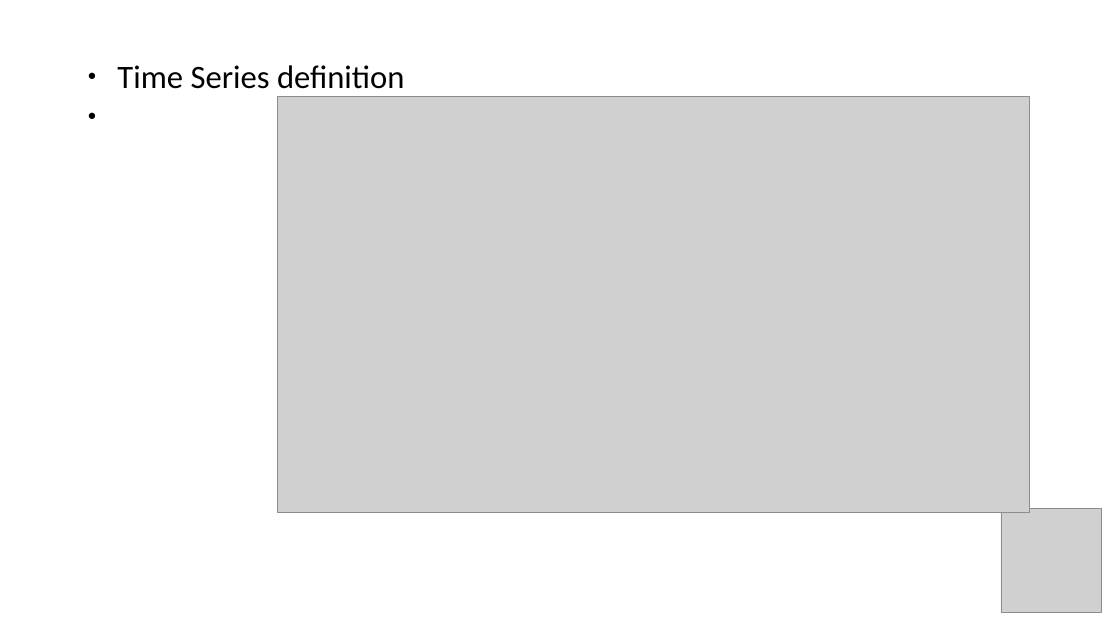
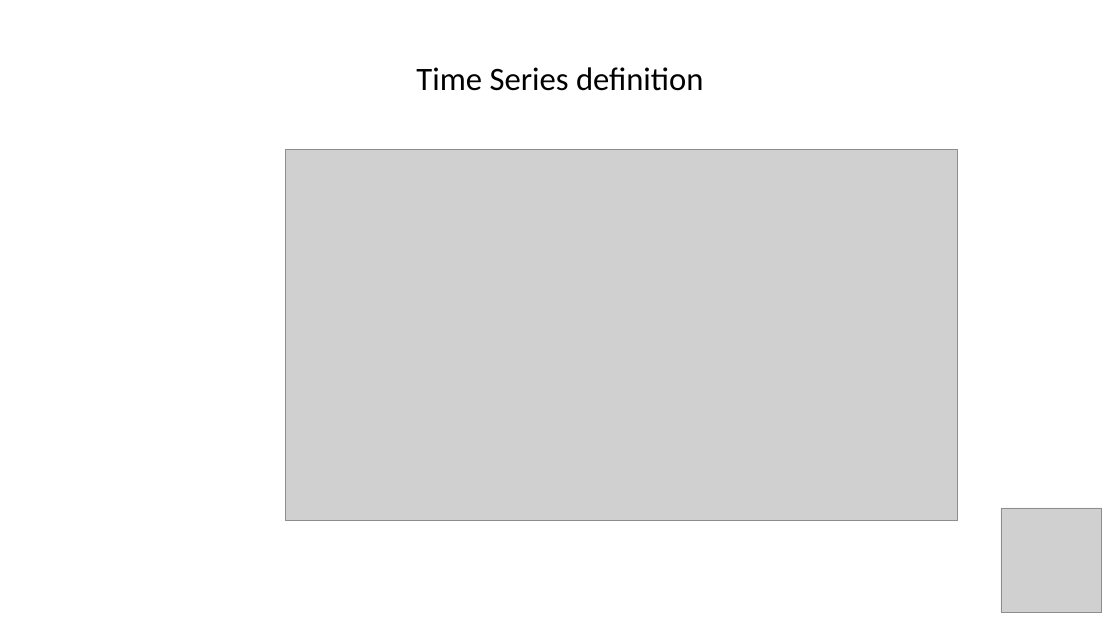
Before and after one commit to lkiss711/ANNUAL_REPORT, a slide deck: slide 3 of PRESENTATION/KissLaszlo_annualreport.pptx. Drawn at 1120x630 pixels with LibreOffice and Linux fonts; fonts in the diff are those of the drawing; grey boxes stand for pictures; background and template pictures are left out. Boxes give left, top, right and bottom in pixels: in the first picture for what was removed or moved away, otherwise in the second. Text is boxed around its words. In the diff, an @@ line names an element or a change of style, - is before the commit and + after.

```diff
--- a/PRESENTATION/KissLaszlo_annualreport.pptx
+++ b/PRESENTATION/KissLaszlo_annualreport.pptx
@@ text "Time Series definition": place and size @@
-text "Time Series definition" at <box>117,65,404,97</box>
+text "Time Series definition" at <box>416,67,703,91</box>
@@ text "Time Series definition" at <box>416,67,703,91</box>: alignment left to centre; bullet ● to none; vertical alignment top to middle @@
@@ picture: place and size @@
-picture at <box>277,97,1030,513</box>
+picture at <box>286,150,958,521</box>
```
Also in this commit, not shown: 3 other slides changed, 3 slides added, 2 slides removed, 2 other files.
